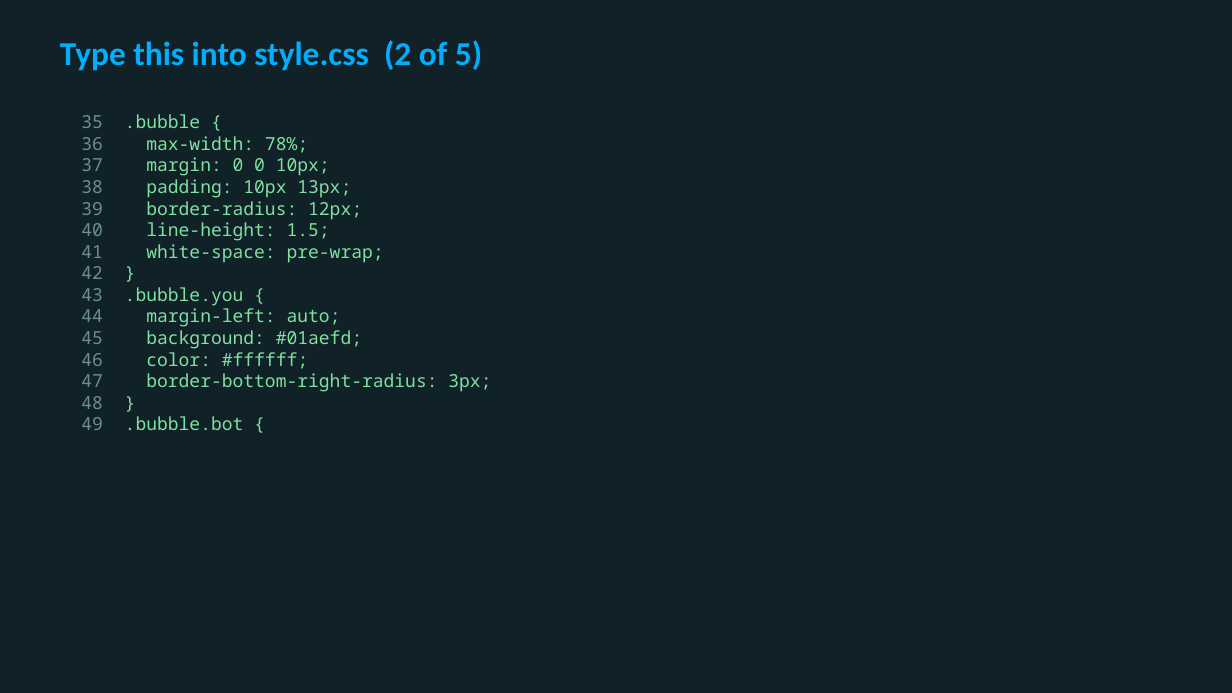
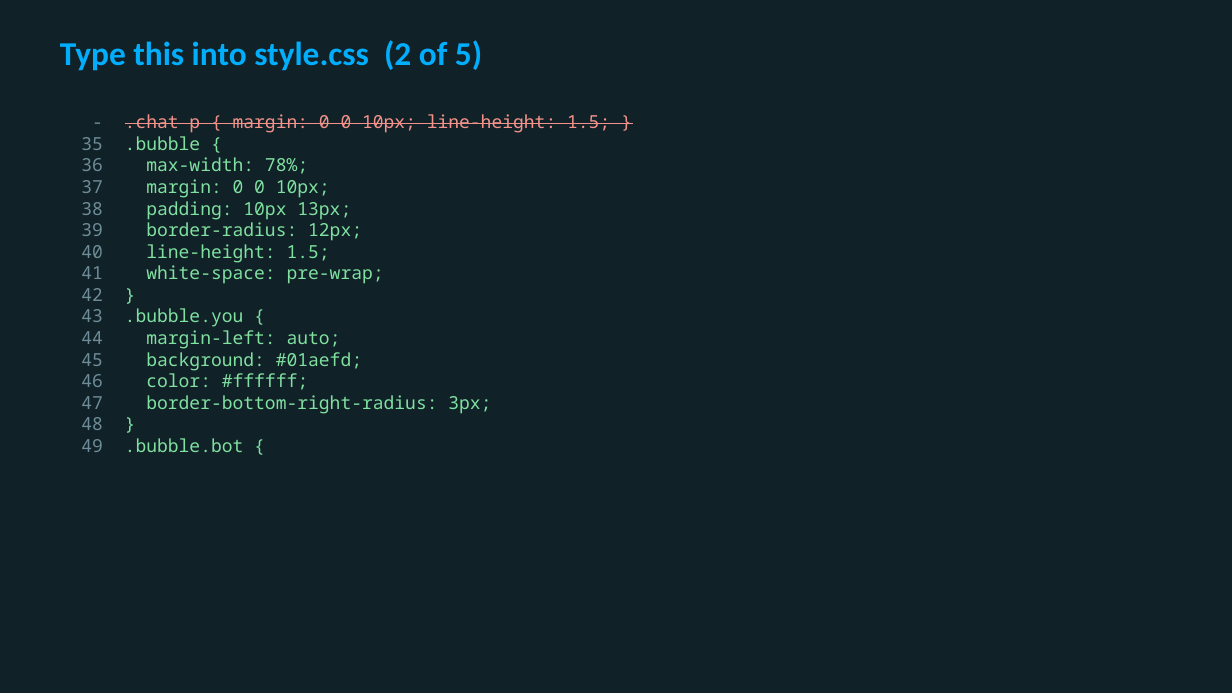
Before and after one commit to utgapps/utgapps.github.io, a slide deck: slide 16 of ai101/slides/week-07.pptx. Drawn at 1232x693 pixels with LibreOffice and Linux fonts; fonts in the diff are those of the drawing. Boxes give left, top, right and bottom in pixels: in the first picture for what was removed or moved away, otherwise in the second. Text is boxed around its words. In the diff, an @@ line names an element or a change of style, - is before the commit and + after.

```diff
--- a/ai101/slides/week-07.pptx
+++ b/ai101/slides/week-07.pptx
@@ text at (125,114,610,133): paragraph added @@
+- .chat p { margin: 0 0 10px; line-height: 1.5; }
```
Also in this commit, not shown: 6 other slides changed, 36 other files.
